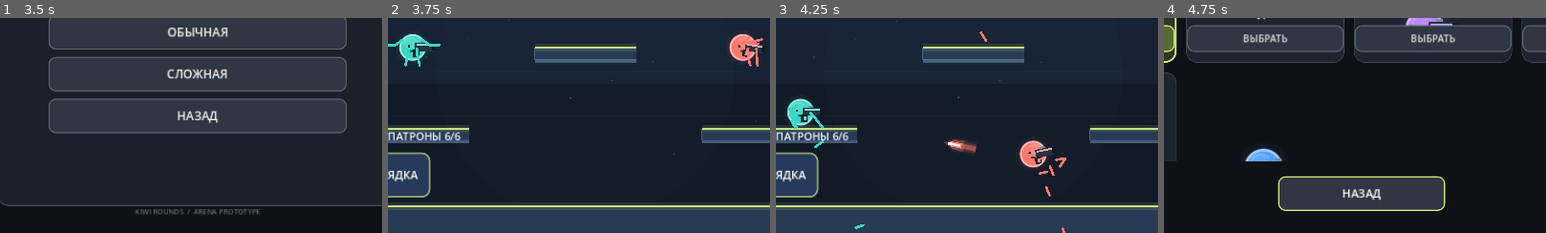
Above: before the commit, frames 1-4 (left to right).
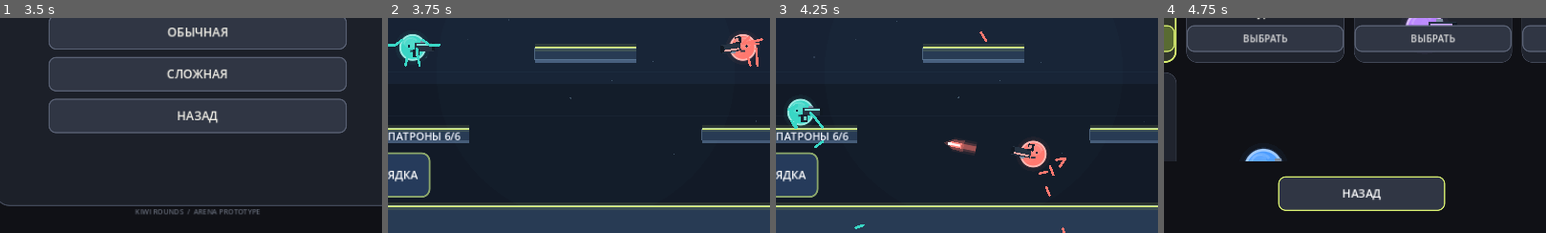
Above: after the commit, the same moments.

Repository: loslam-del/Kiwi-rounds
Game: Godot game, scene res://scenes/main.tscn
Same seed, same stepped clock (60 frames per second), same inputs: the game is played once before the commit and once after it.
Inputs:
- Up to frame 1 (3.5 s): click "ИГРАТЬ" at 0.5 s; click "ОНЛАЙН — ПОЗЖЕ" at 1.25 s; click "НАЗАД" at 2 s; click "ПРОТИВ БОТОВ" at 2.75 s
- Up to frame 2 (3.75 s): click "ЛЁГКАЯ" at 3.5 s
- Up to frame 3 (4.25 s): no input
- Up to frame 4 (4.75 s): click "СКИН: Бирюзовый" at 4.25 s
The pictures show only the part of the screen within x 24-74%, y 50-100%; the shares and areas given below are measured in that part.

Frame 1 is identical in both runs. In frame 2, 0.3% of the frame differs, in the area x 88-98%, y 8-19%; in frame 3, 0.4%, in the area x 62-73%, y 58-68%; in frame 4, nothing differs.
Error in both runs: Invalid assignment of property or key 'scale_amount' with value of type 'float' on a base object of type 'CPUParticles2D'. (res://scripts/pulse.gd:81)

Commit message:
Fix weapon aim direction for both sides

Diff:
--- a/scripts/player.gd
+++ b/scripts/player.gd
@@ -483,11 +483,11 @@
     if reload_visual > 0.0:
         draw_arc(center,27.0,-PI/2.0,-PI/2.0+TAU*(1.0-reload_visual),28,Color.WHITE,2.0,true)
     # Weapon is drawn independently from the fighter so upgrades visibly change its silhouette.
-    var aim_local := Vector2(aim_input.x * facing, aim_input.y).normalized()
-    if aim_local == Vector2.ZERO:
-        aim_local = Vector2.RIGHT
-    var gun_origin := Vector2(9.0, -8.0 + bob)
-    draw_set_transform(gun_origin, aim_local.angle(), Vector2.ONE)
+    var gun_aim := aim_input.normalized()
+    if gun_aim == Vector2.ZERO:
+        gun_aim = Vector2(facing,0.0)
+    var gun_origin := Vector2(9.0 * facing, -8.0 + bob)
+    draw_set_transform(gun_origin, gun_aim.angle(), Vector2.ONE)
     var metal := Color("#263342")
     var trim := body_color.lightened(0.35)
     var barrel_len := 24.0 + float(weapon_level) * 2.5
